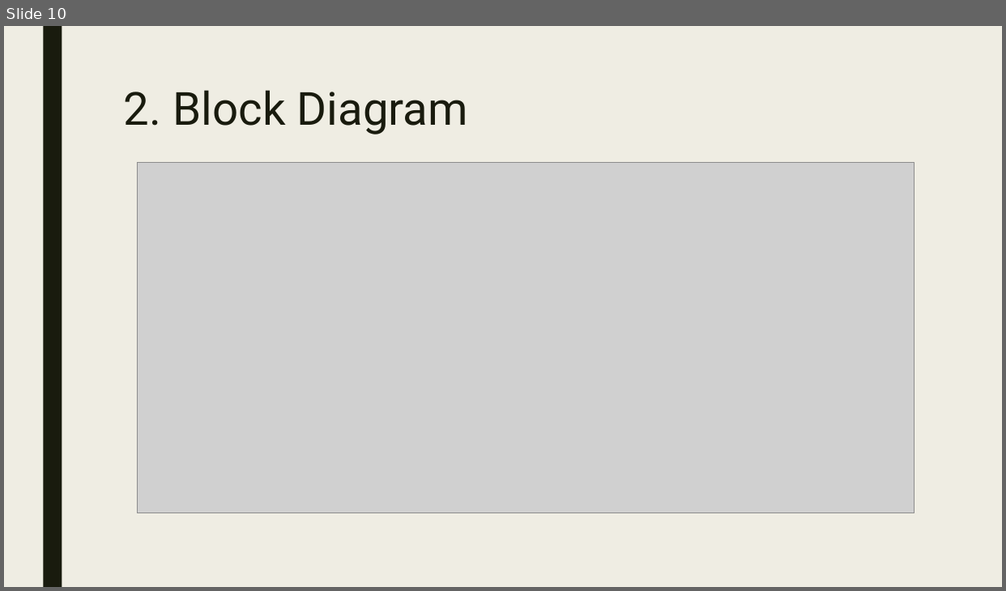
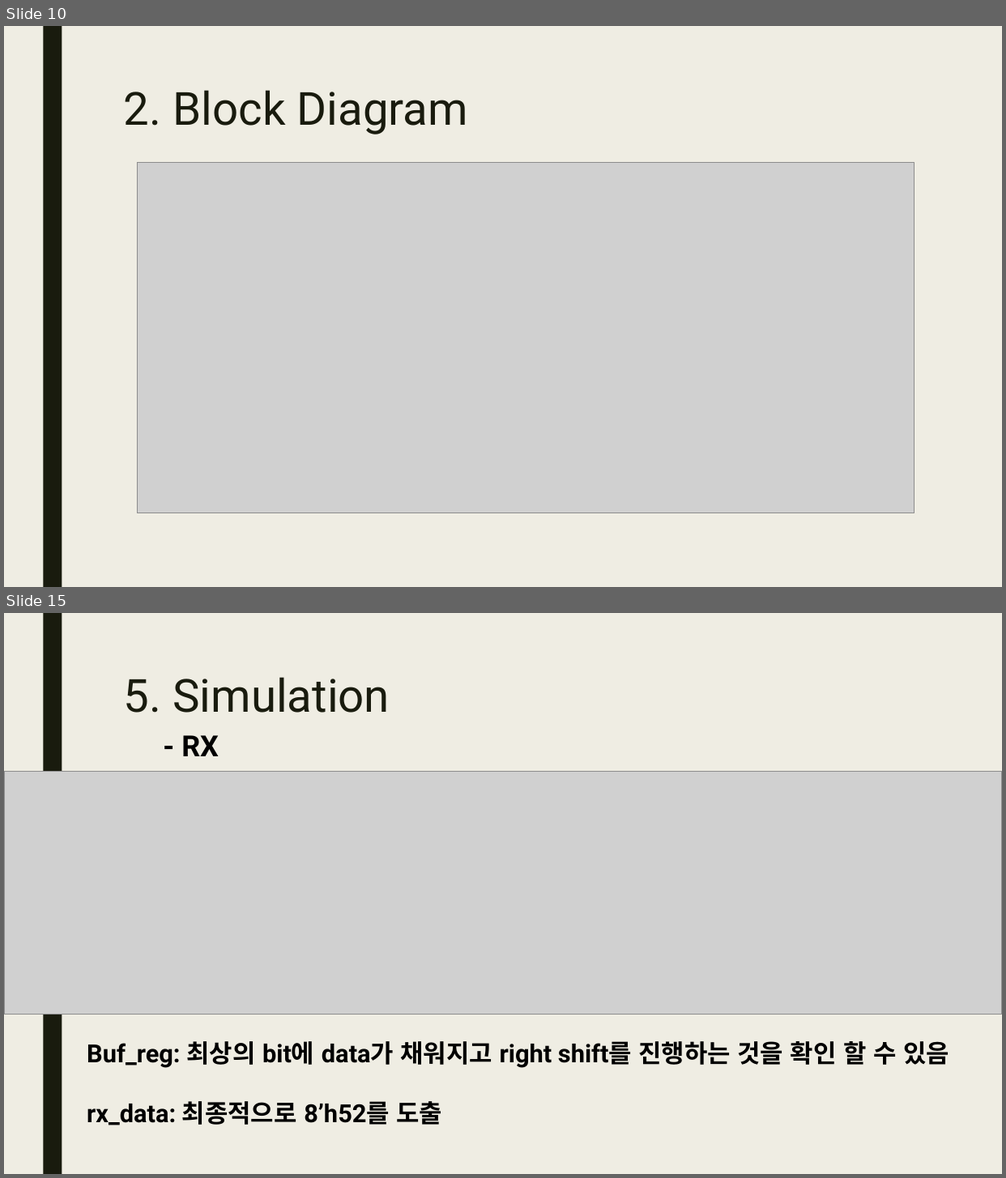
Before and after one commit to JunHyoung0608/Verilog_2026_Project, a slide deck: L01_uart_stopwatch_watch/이준형_stopwatch_watch_rev1.pptx. Shown one above the other, each under a label of ours: slide 10 before the commit, slides 10 and 15 after it; the slides between them are not shown. The pictures are 1006x591 and 1006x1178 pixels, drawn with LibreOffice and Linux fonts; fonts in the diff are those of the drawing; grey boxes stand for pictures. Boxes give left, top, right and bottom in pixels: in the first picture for what was removed or moved away, otherwise in the second. Text is boxed around its words. In the diff, an @@ line names an element or a change of style, - is before the commit and + after.

```diff
--- a/L01_uart_stopwatch_watch/이준형_stopwatch_watch_rev1.pptx
+++ b/L01_uart_stopwatch_watch/이준형_stopwatch_watch_rev1.pptx
@@ slide 15 added at bbox=[4, 613, 1002, 1174], background #EFEDE3; not listed: 1 template element that a slide beside it also shows @@
@@ title added at bbox=[124, 677, 390, 713], 44 pt, text #191B0E @@
+5. Simulation
@@ text added at bbox=[181, 735, 219, 756], 28 pt, text #000000, bold @@
+- RX
@@ picture added at bbox=[4, 772, 1002, 1014] @@
@@ text added at bbox=[87, 1041, 949, 1126], 24 pt, text #000000, bold @@
+Buf_reg: 최상의 bit에 data가 채워지고 right shift를 진행하는 것을 확인 할 수 있음
+rx_data: 최종적으로 8’h52를 도출
```
Also in this commit, not shown: 1 slide changed, 11 other slides added, 37 slides removed, 4 other files.
